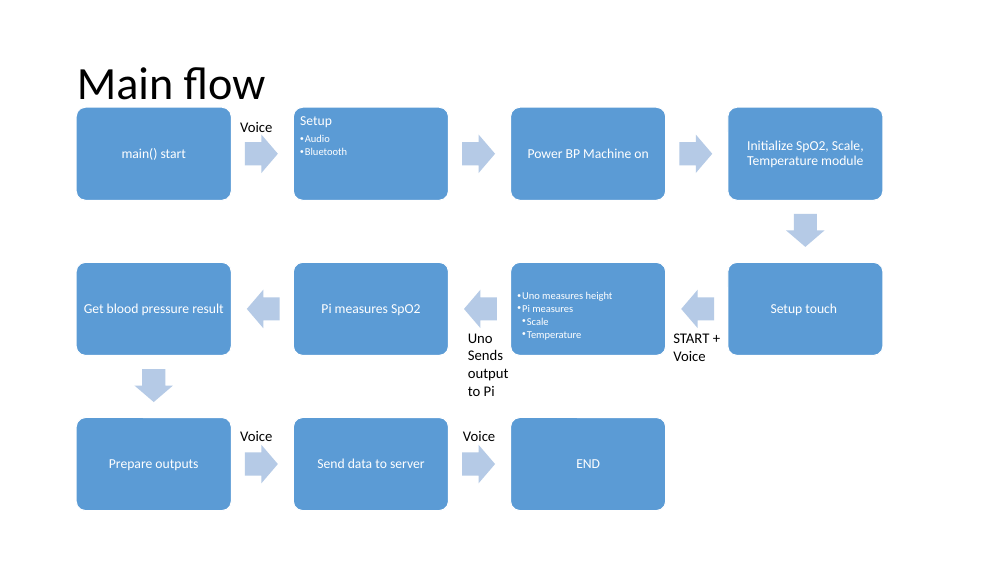
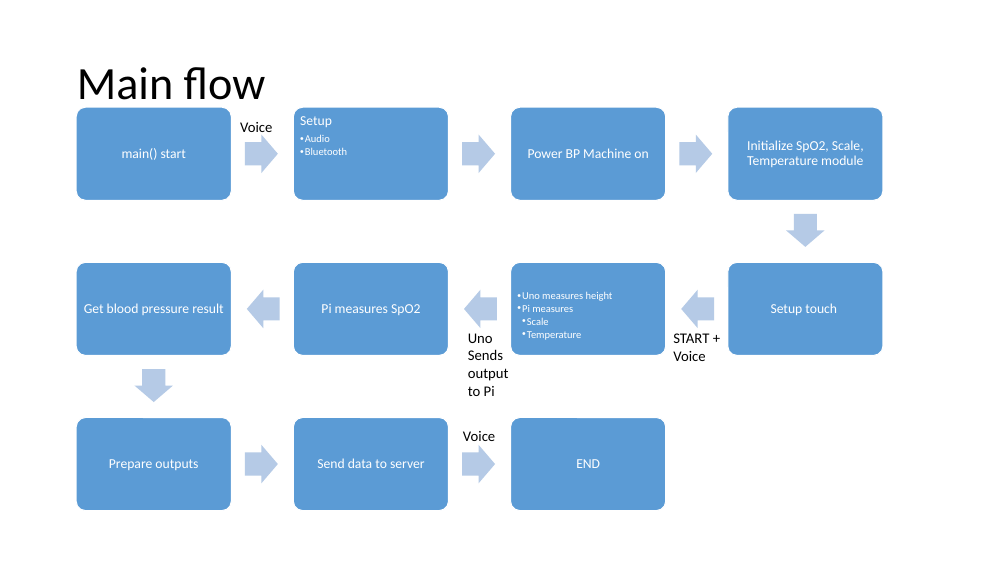
Before and after one commit to nguyenphu27/MyThesis, a slide deck: slide 5 of 00_Document/00_development_process/PPT_FunctionSpecification_R00.pptx. Drawn at 1008x567 pixels with LibreOffice and Linux fonts; fonts in the diff are those of the drawing. Boxes give left, top, right and bottom in pixels: in the first picture for what was removed or moved away, otherwise in the second. Text is boxed around its words. In the diff, an @@ line names an element or a change of style, - is before the commit and + after.

```diff
--- a/00_Document/00_development_process/PPT_FunctionSpecification_R00.pptx
+++ b/00_Document/00_development_process/PPT_FunctionSpecification_R00.pptx
@@ text removed at (x1=240, y1=431, x2=272, y2=441) @@
-Voice
```
Also in this commit, not shown: 3 other slides changed.
